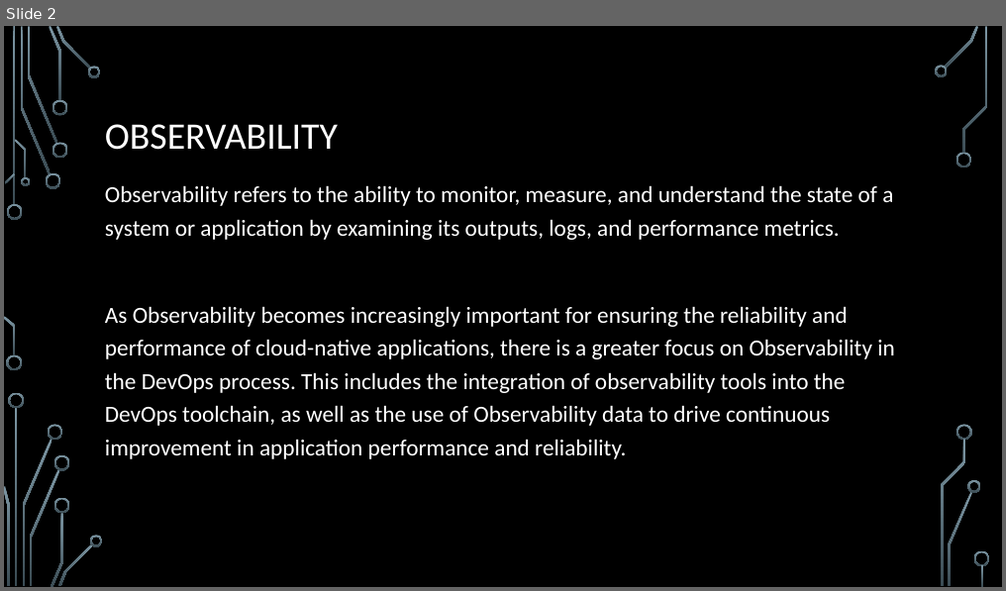
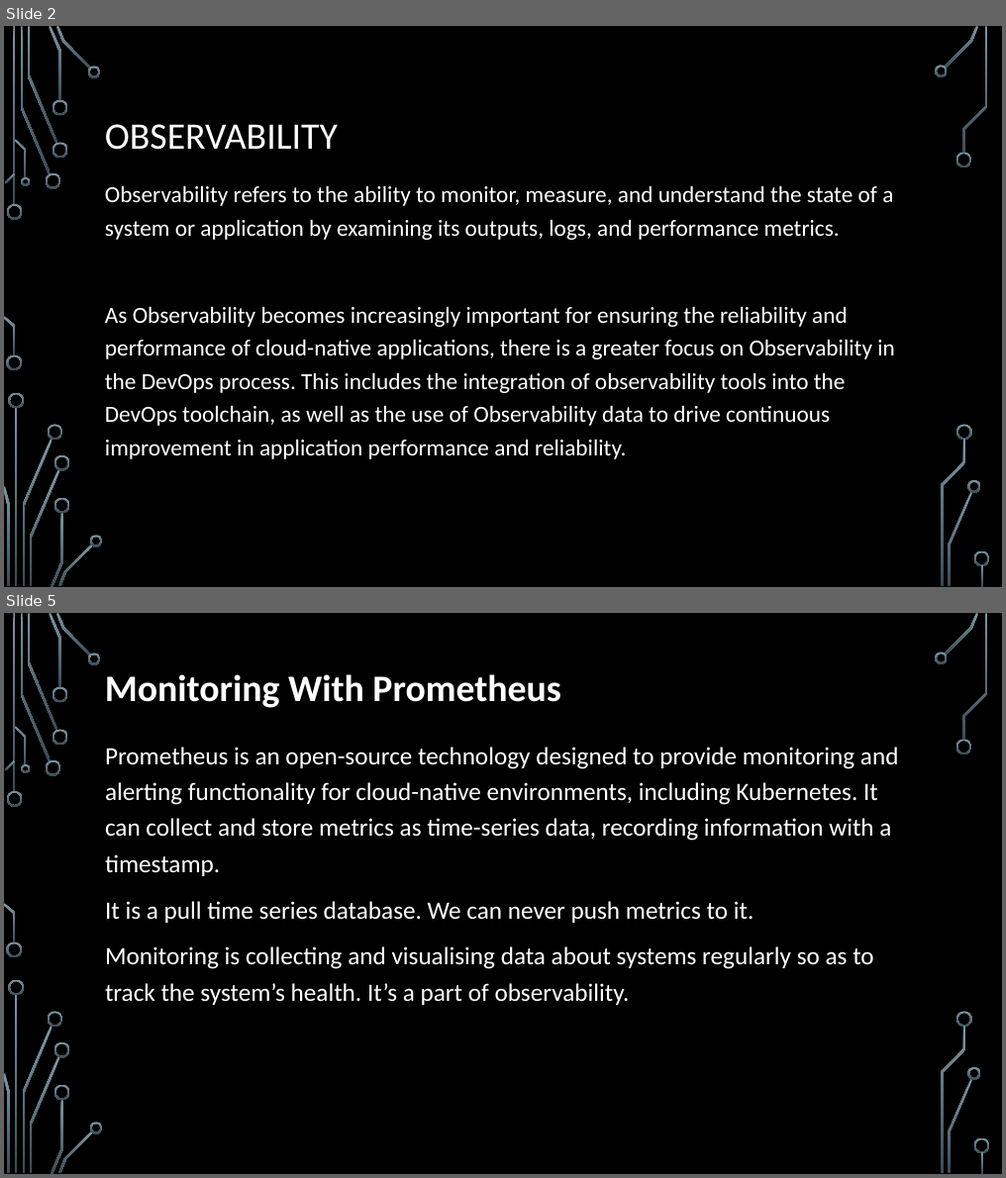
Before and after one commit to Mayur3099/Prometheus, a slide deck: Prometheus.pptx. Shown one above the other, each under a label of ours: slide 2 before the commit, slides 2 and 5 after it; the slides between them are not shown. The pictures are 1006x591 and 1006x1178 pixels, drawn with LibreOffice and Linux fonts; fonts in the diff are those of the drawing; background and template pictures are left out. Boxes give left, top, right and bottom in pixels: in the first picture for what was removed or moved away, otherwise in the second. Text is boxed around its words. In the diff, an @@ line names an element or a change of style, - is before the commit and + after.

```diff
--- a/Prometheus.pptx
+++ b/Prometheus.pptx
@@ slide 5 added at box(4, 613, 1002, 1174), background picture (left out); not listed: 36 template elements that a slide beside it also shows @@
@@ text added at box(105, 674, 561, 708), 36 pt, text #FFFFFF, bold @@
+Monitoring With Prometheus
@@ text added at box(105, 747, 899, 1005), 24 pt, text #FFFFFF @@
+Prometheus is an open-source technology designed to provide monitoring and alerting functionality for cloud-native environments, including Kubernetes. It can collect and store metrics as time-series data, recording information with a timestamp.
+It is a pull time series database. We can never push metrics to it.
+Monitoring is collecting and visualising data about systems regularly so as to track the system’s health. It’s a part of observability.
```
Also in this commit, not shown: 1 slide changed, 5 other slides added, 1 other file.
